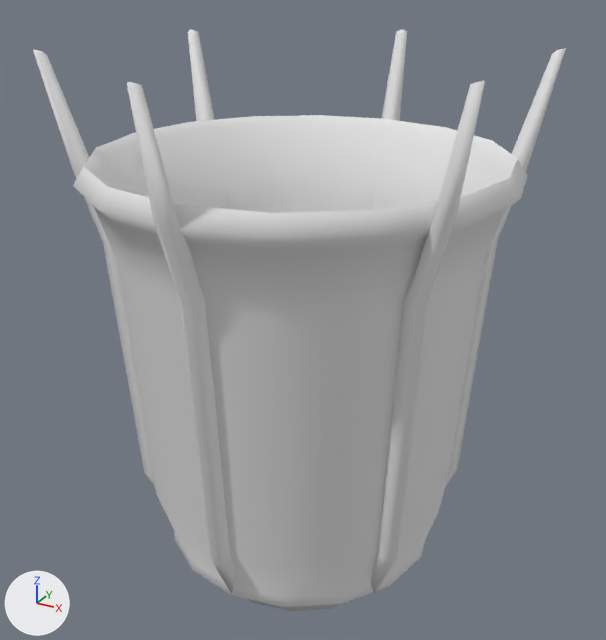
A saved change to the glTF model apps/world-studio/public/kits/works-v1/parts/kotm_argonia_clutter_basket01-1233bd2d.glb.
Rendered twice from a 50 mm lens placed at (0.37, -0.669, 0.347), pointed at (0.0, 0.004, 0.011). Lighting does not change. The marker at lower left points along +X, +Y and +Z. The first picture is the older version. Objects named as collision shapes, trigger or cutter boxes, shadow casters or lower levels of detail are left out. Where no turn or scale is listed for an object, it has been applied to the vertices.

The first picture shows 'es|Zylinder01'.
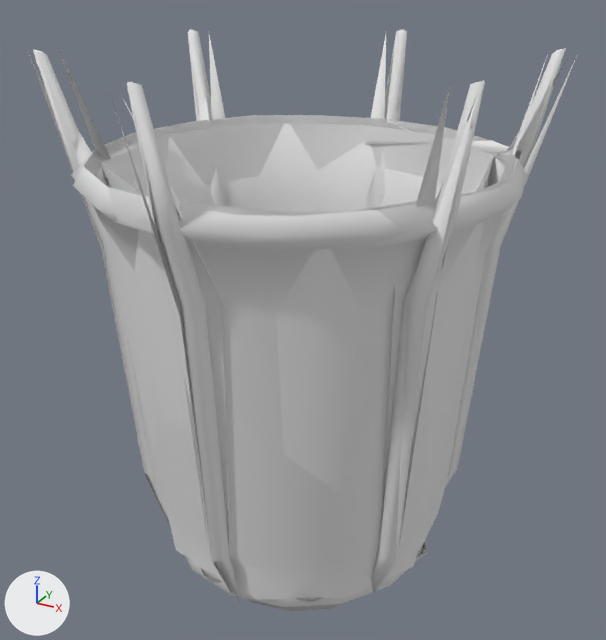
Edits to the scene script, one JSON object a line:
```json
{"op": "add", "block": "me_mesh_1", "code": ["me_mesh_1 = bpy.data.meshes.new('Mesh_1')", "me_mesh_1.from_pydata(...)  # 306 vertices, 300 faces; spans x -0.213..0.213, y -0.239..0.239, z -0.262..0.27", "me_mesh_1.materials.append(mat_zylinder01_mat)  # its picture is missing"]}
{"op": "add", "block": "ob_es_zylinder01__lod1", "code": ["ob_es_zylinder01__lod1 = bpy.data.objects.new('es|Zylinder01__lod1', me_mesh_1)", "ob_es_zylinder01__lod1.parent = ob_es_6f0ca84307_kotm__argonia_clutter_basket01", "ob_es_zylinder01__lod1.location = (0.0, 0.0, 0.0)"]}
```

What differs and where, as boxes (x1, y1, x2, y2) in the pictures (606 x 640 px):
```json
{"object": "es|Zylinder01__lod1", "change": "added", "after": [29, 35, 577, 603]}
```
